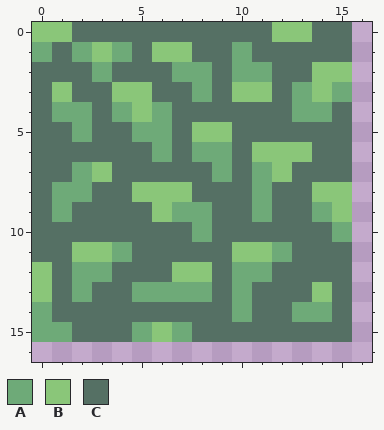
Pixel-art file -- Assets/Tiles/Leafy Grass 1.aseprite. Above, as it was before the edit.
32x32 pixels, 1 frame. Colours within 5 levels of each other are drawn and written as one. Shown: x 0..16, y 0..16.
Palette (. is transparent): A #6eaa78  B #8ac679  C #557064
Pixels before, first column x 0:
 0 BBCCCCCCCCCCBBCC
 1 ACABACBBCCACCCCC
 2 CCCACCCAACAACCBB
 3 CBCCBBCCACBBCABA
 4 CAACABACCCCCCAAC
 5 CCACCAACBBCCCCCC
 6 CCCCCCACAACBBBCC
 7 CCABCCCCCACABCCC
 8 CAACCBBBCCCACCBB
 9 CACCCCBAACCACCAB
10 CCCCCCCCACCCCCCA
11 CCBBACCCCCBBACCC
12 BCAACCCBBCAACCCC
13 BCACCAAAACACCCBC
14 ACCCCCCCCCACCAAC
15 AACCCABACCCCCCCC
The result:
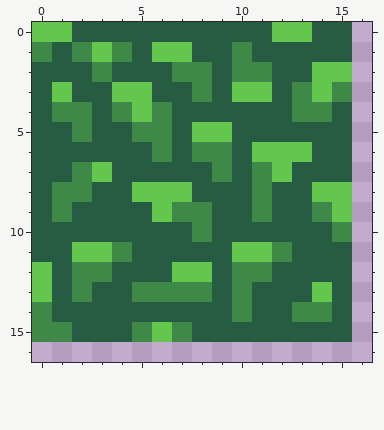
Changes in this commit:
colour A: #6eaa78 -> #3e8948
colour B: #8ac679 -> #63c74d
colour C: #557064 -> #265c42
